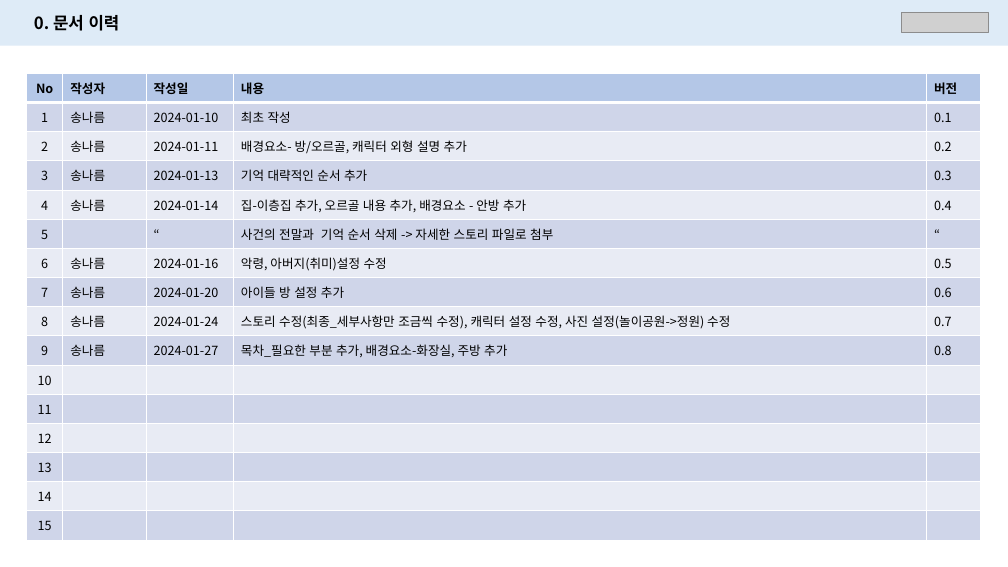
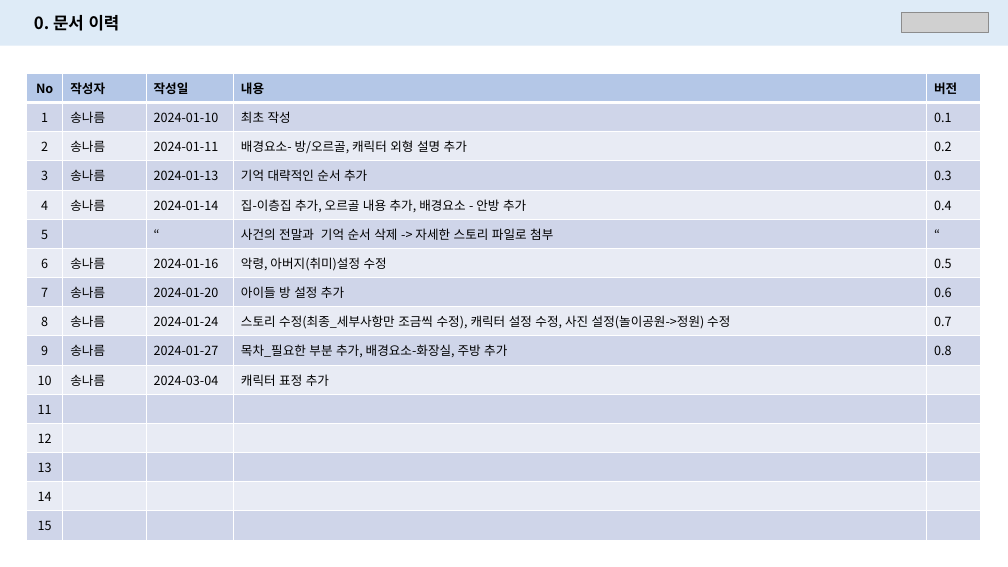
Before and after one commit to PerfectEgg/-Receivers, a slide deck: slide 3 of Doc/Story/캐릭터 설정_v1.02.pptx. Drawn at 1008x567 pixels with LibreOffice and Linux fonts; fonts in the diff are those of the drawing; grey boxes stand for pictures. Boxes give left, top, right and bottom in pixels: in the first picture for what was removed or moved away, otherwise in the second. Text is boxed around its words. In the diff, an @@ line names an element or a change of style, - is before the commit and + after.

```diff
--- a/Doc/Story/캐릭터 설정_v1.02.pptx
+++ b/Doc/Story/캐릭터 설정_v1.02.pptx
@@ table at <box>26,73,982,540</box> @@
-row 11: 10 |  |  |  | 
+row 11: 10 | 송나름 | 2024-03-04 | 캐릭터 표정 추가 | 
```
Also in this commit, not shown: 3 other slides changed, 6 other files.
